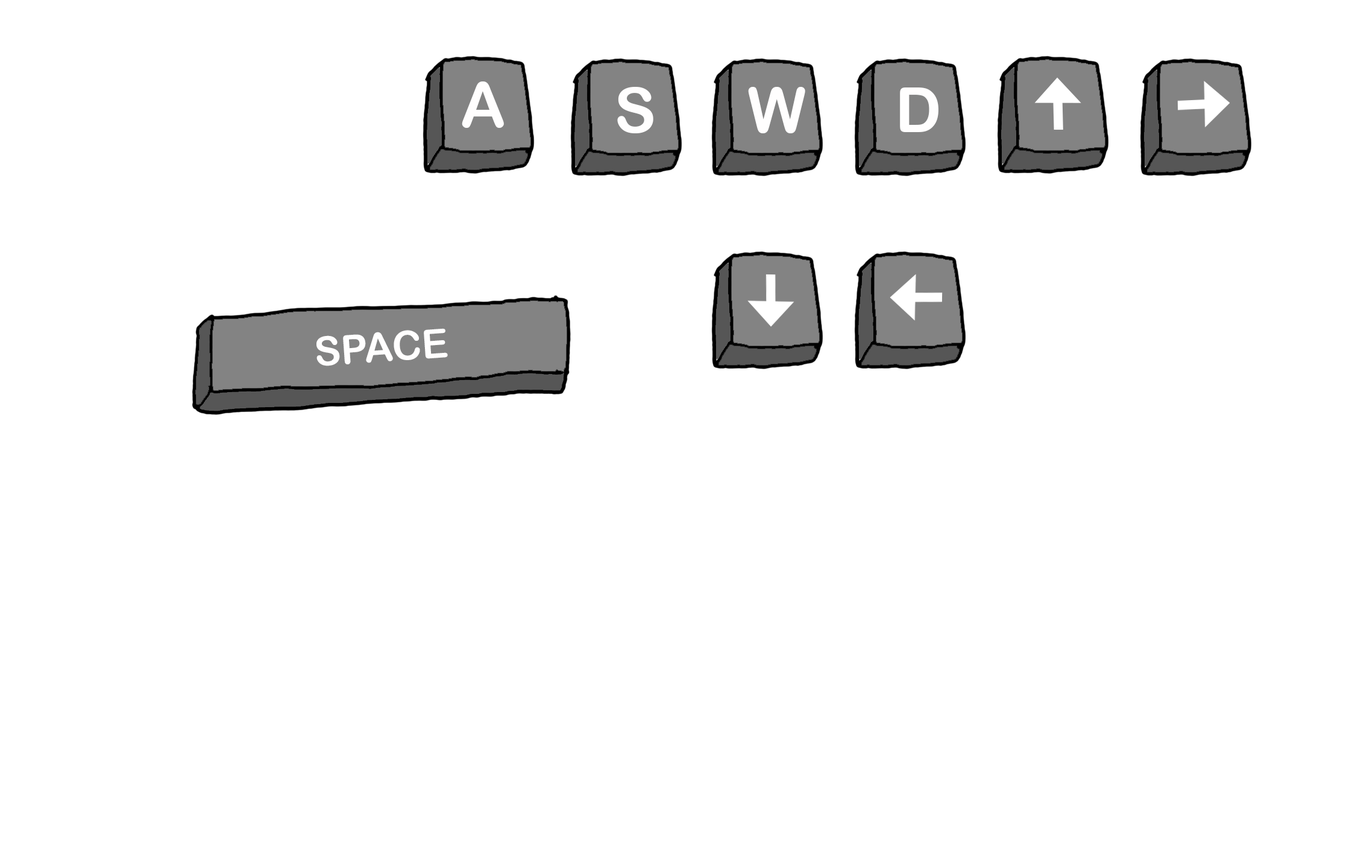
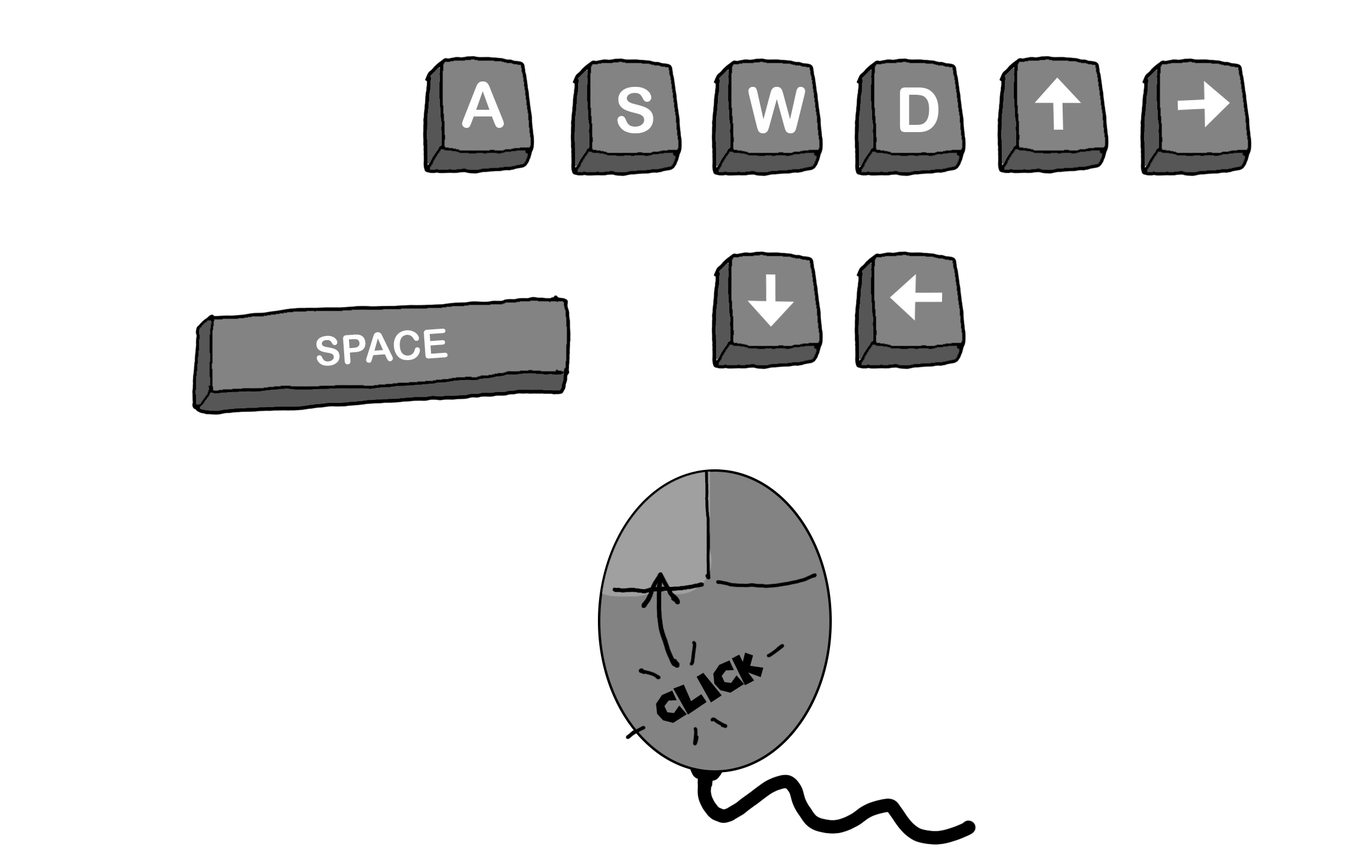
Comparing the layer stacks of the two 1364×865 images. Changes:
renamed "SPACE" to "click", painted on it over [598, 469, 977, 845]
